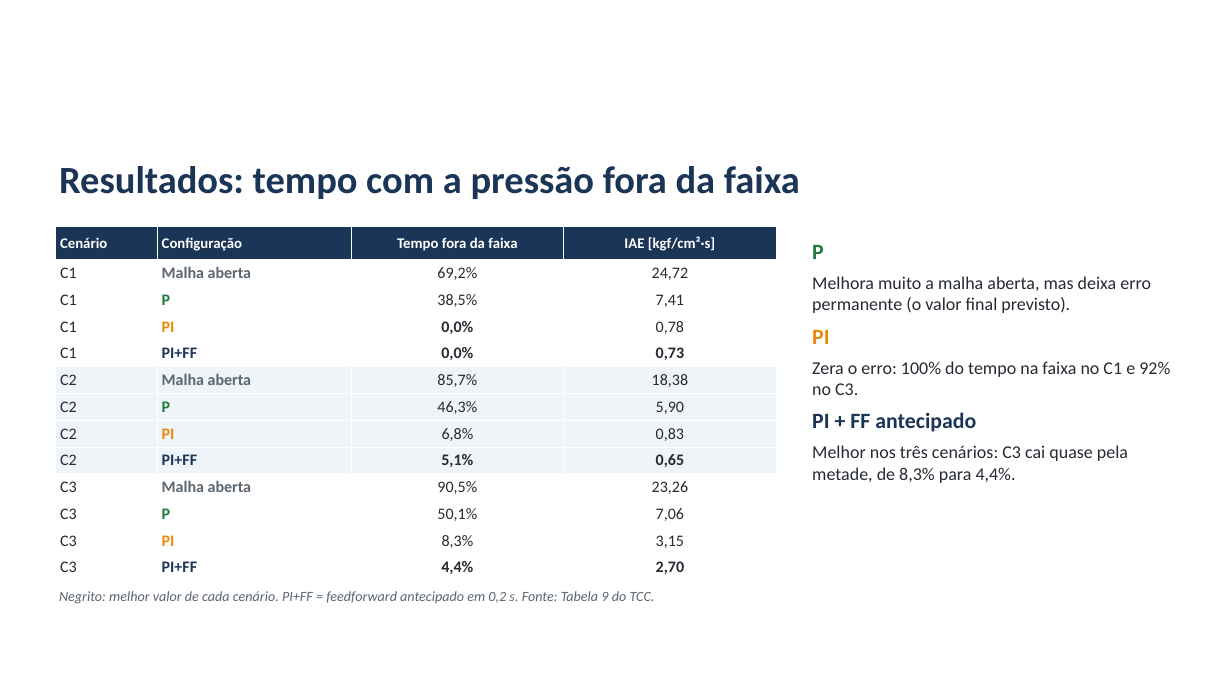
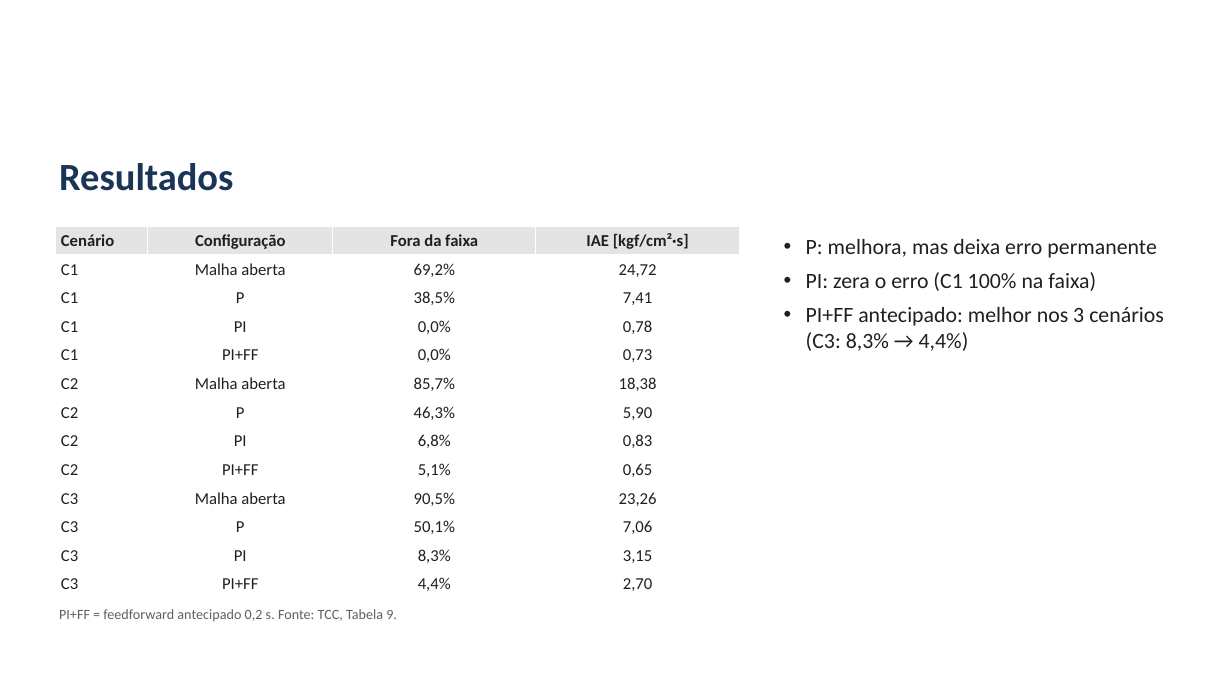
Before and after one commit to alexteroltismart/tcc, a slide deck: slide 19 of docs/Apresentacao_Banca_TCC_v25.pptx (slide 20 before the commit). Drawn at 1232x693 pixels with LibreOffice and Linux fonts; fonts in the diff are those of the drawing; background and template pictures are left out. Boxes give left, top, right and bottom in pixels: in the first picture for what was removed or moved away, otherwise in the second. Text is boxed around its words. In the diff, an @@ line names an element or a change of style, - is before the commit and + after.

```diff
--- a/docs/Apresentacao_Banca_TCC_v25.pptx
+++ b/docs/Apresentacao_Banca_TCC_v25.pptx
@@ text "Resultados" at <box>59,163,233,191</box>: vertical alignment middle to top @@
@@ text at <box>59,163,233,191</box>: text changed @@
-Resultados: tempo com a pressão fora da faixa
+Resultados
@@ table at <box>55,226,739,599</box> @@
-row 1, column 3: Tempo fora da faixa
+row 1, column 3: Fora da faixa
@@ fill #1B3557 to #E4E4E4 in row 1 @@
@@ fill #EEF4F8 to #FFFFFF in 16 cells @@
@@ size 11.5 to 13 pt, text colour #FFFFFF to #202020 in "Cenário", "Configuração", "IAE [kgf/cm²·s]" @@
@@ size 12.5 to 13 pt in "C1", "Malha aberta", "69,2%", "24,72" and 44 more places @@
@@ text colour #262B33 to #202020 in "C1", "69,2%", "24,72", "C1" and 32 more places @@
@@ text colour #5B6670 to #202020 in "Malha aberta", "Malha aberta", "Malha aberta" @@
@@ bold off in "Malha aberta", "P", "PI", "0,0%" and 15 more places @@
@@ text colour #1E7B3C to #202020 in "P", "P", "P" @@
@@ text colour #E88A0C to #202020 in "PI", "PI", "PI" @@
@@ text colour #1B3557 to #202020 in "PI+FF", "PI+FF", "PI+FF" @@
@@ alignment left to centre @@
@@ borders changed @@
@@ table: place and size @@
-table at <box>55,226,776,581</box>
+table at <box>55,226,739,599</box>
@@ text at <box>806,239,1164,351</box>: text changed; size 14 to 17 pt; text colour #262B33 to #202020 @@
-P
-Melhora muito a malha aberta, mas deixa erro permanente (o valor final previsto).
-PI
-Zera o erro: 100% do tempo na faixa no C1 e 92% no C3.
-PI + FF antecipado
-Melhor nos três cenários: C3 cai quase pela metade, de 8,3% para 4,4%.
+• P: melhora, mas deixa erro permanente
+• PI: zera o erro (C1 100% na faixa)
+• PI+FF antecipado: melhor nos 3 cenários (C3: 8,3% → 4,4%)
@@ text at <box>59,609,397,621</box>: text changed; text colour #5B6670 to #606060; italic off @@
-Negrito: melhor valor de cada cenário. PI+FF = feedforward antecipado em 0,2 s. Fonte: Tabela 9 do TCC.
+PI+FF = feedforward antecipado 0,2 s. Fonte: TCC, Tabela 9.
```
Also in this commit, not shown: 24 other slides changed, 1 slide removed, 4 other files.
